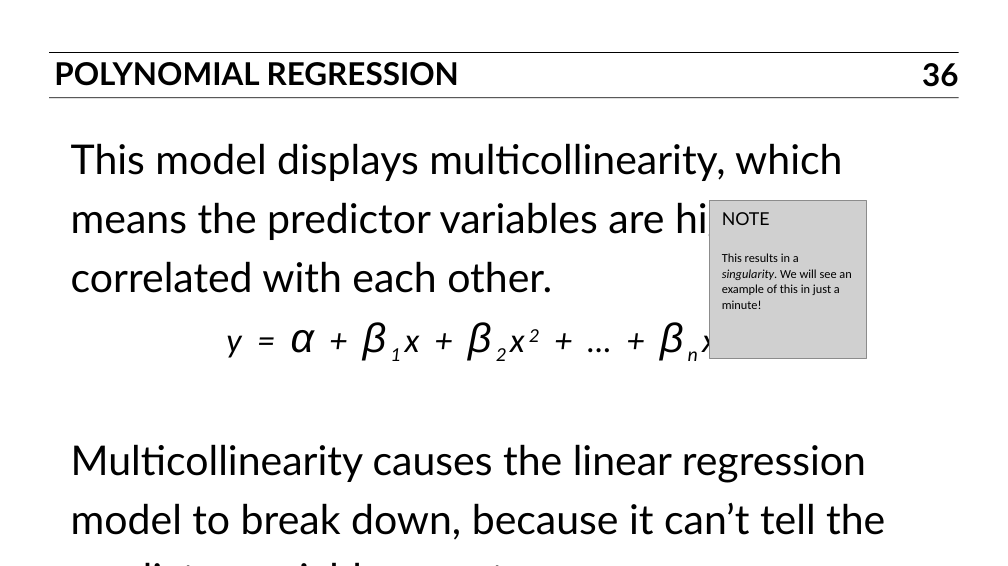
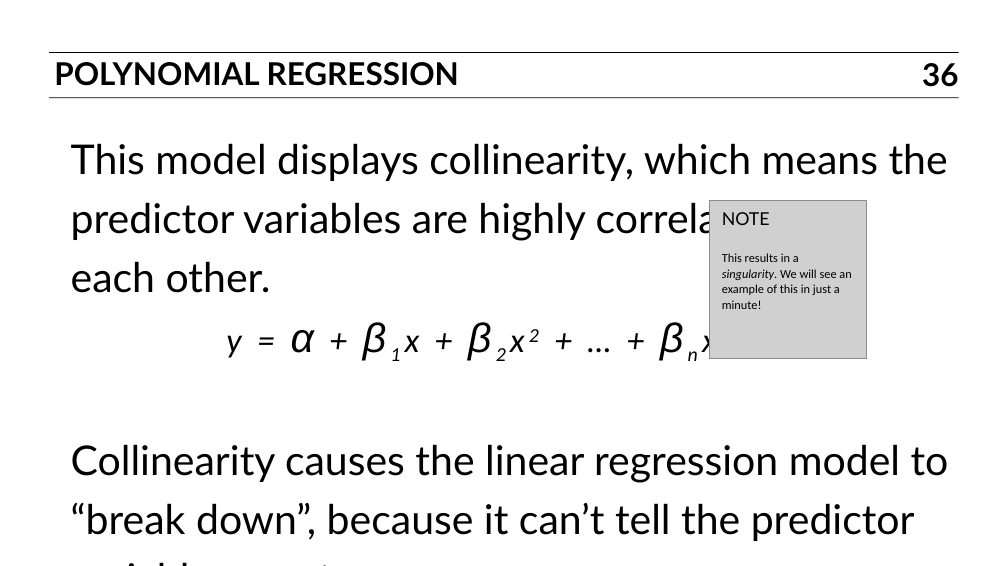
Before and after one commit to ajschumacher/gadsdc, a slide deck: slide 36 of 07-linear/slides.pptx. Drawn at 1008x566 pixels with LibreOffice and Linux fonts; fonts in the diff are those of the drawing; grey boxes stand for pictures. Boxes give left, top, right and bottom in pixels: in the first picture for what was removed or moved away, otherwise in the second. Text is boxed around its words. In the diff, an @@ line names an element or a change of style, - is before the commit and + after.

```diff
--- a/07-linear/slides.pptx
+++ b/07-linear/slides.pptx
@@ text at (71, 143, 948, 293): text changed @@
-This model displays multicollinearity, which means the predictor variables are highly correlated with each other.
+This model displays collinearity, which means the predictor variables are highly correlated with each other.
@@ text at (71, 444, 949, 541): text changed @@
-Multicollinearity causes the linear regression model to break down, because it can’t tell the predictor variables apart.
+Collinearity causes the linear regression model to “break down”, because it can’t tell the predictor variables apart.
```
Also in this commit, not shown: 5 other slides changed.
